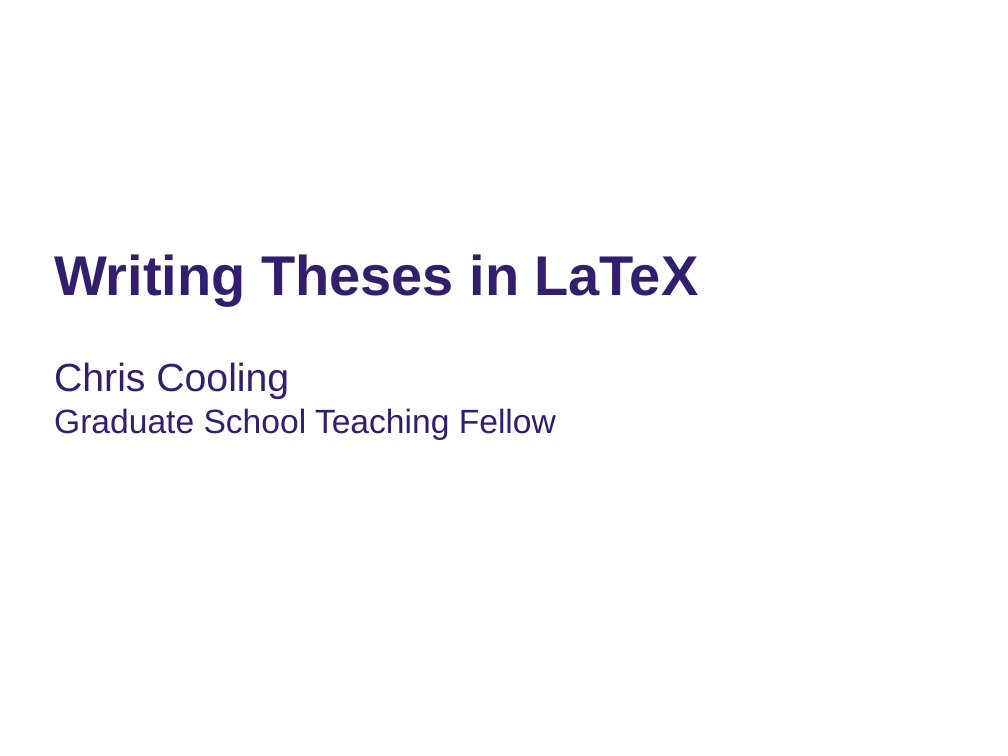
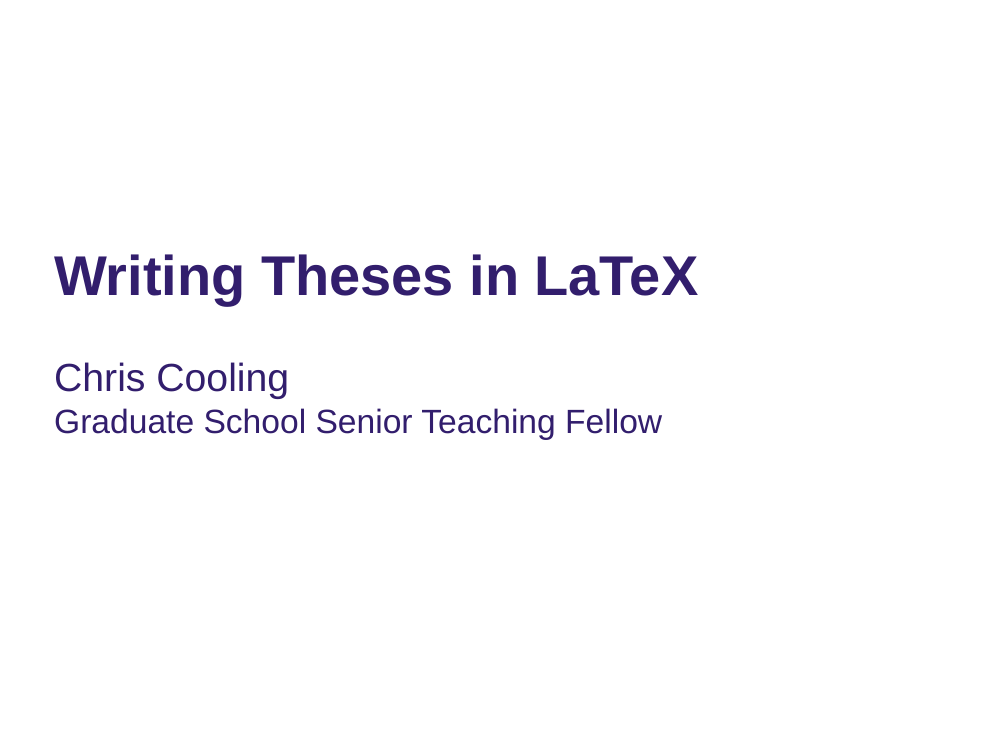
Before and after one commit to ImperialCollegeLondon/RCDS-writing-theses-in-latex, a slide deck: slide 1 of Writing Theses in Latex Slides.pptx. Drawn at 1008x756 pixels with LibreOffice and Linux fonts; fonts in the diff are those of the drawing; background and template pictures are left out. Boxes give left, top, right and bottom in pixels: in the first picture for what was removed or moved away, otherwise in the second. Text is boxed around its words. In the diff, an @@ line names an element or a change of style, - is before the commit and + after.

```diff
--- a/Writing Theses in Latex Slides.pptx
+++ b/Writing Theses in Latex Slides.pptx
@@ subtitle at (54,408,662,440): text changed @@
-Graduate School Teaching Fellow
+Graduate School Senior Teaching Fellow
```
Also in this commit, not shown: 1 other slide changed.
